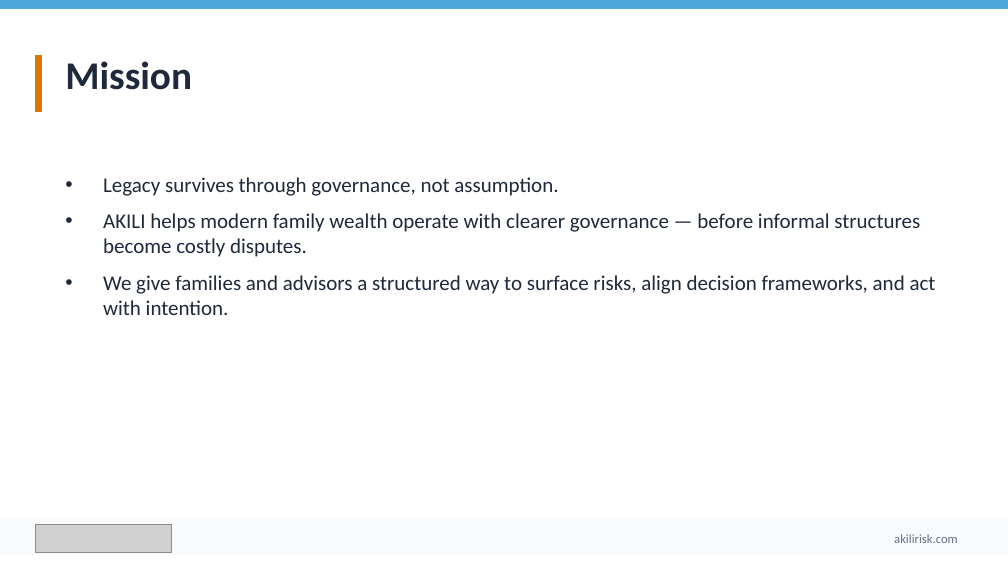
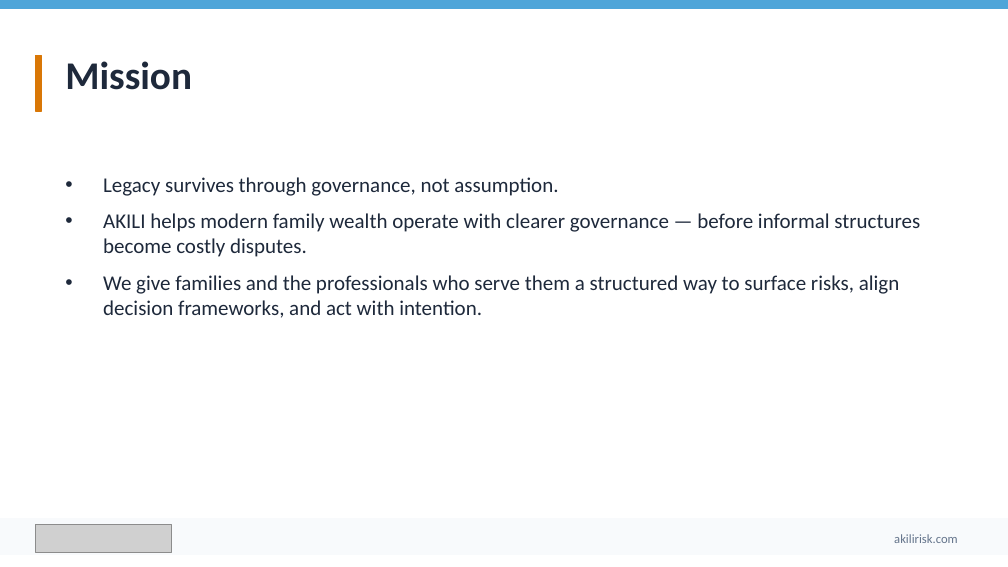
Before and after one commit to ebillyweb/AKILIRisk, a slide deck: slide 2 of docs/pitch-decks/Akili-Product-Deck.pptx. Drawn at 1008x567 pixels with LibreOffice and Linux fonts; fonts in the diff are those of the drawing; grey boxes stand for pictures. Boxes give left, top, right and bottom in pixels: in the first picture for what was removed or moved away, otherwise in the second. Text is boxed around its words. In the diff, an @@ line names an element or a change of style, - is before the commit and + after.

Commit message:
refactor: update pitch deck content and positioning for professional firms
- Revised the pitch deck to emphasize AKILI as a governance intelligence platform for affluent families and the professional firms that serve them, rather than solely for wealth advisors.
- Updated key messaging across multiple slides to reflect a unified approach to family governance, highlighting the collaborative role of various professionals (CPAs, estate attorneys, etc.) in managing family risk.
- Enhanced descriptions of the product's features and benefits to align with the new positioning, ensuring clarity on the platform's value proposition for both families and professional firms.
- Adjusted the business model and market segmentation to better represent the diverse professional audience and their specific needs.
- Made corresponding updates to related documentation and outreach templates to maintain consistency in messaging.

```diff
--- a/docs/pitch-decks/Akili-Product-Deck.pptx
+++ b/docs/pitch-decks/Akili-Product-Deck.pptx
@@ text at (x1=103, y1=275, x2=900, y2=318): text changed @@
-• We give families and advisors a structured way to surface risks, align decision frameworks, and act with intention.
+• We give families and the professionals who serve them a structured way to surface risks, align decision frameworks, and act with intention.
```
Also in this commit, not shown: 13 other slides changed, 1 slide added, 19 other files.
